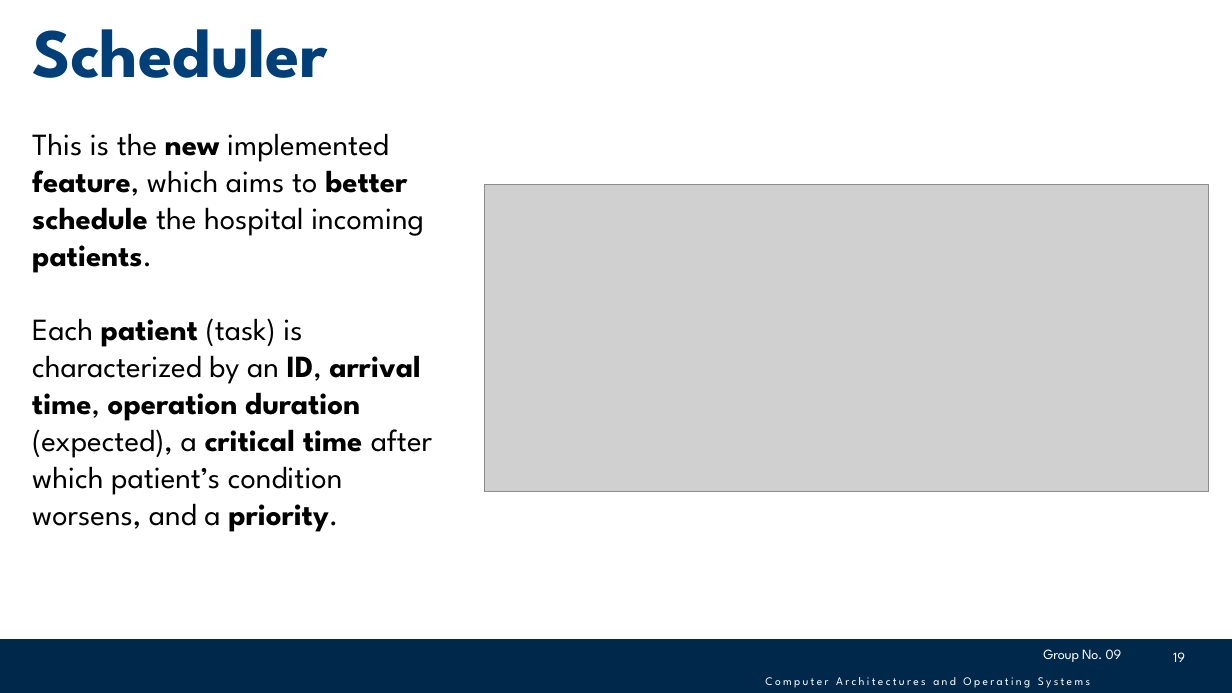
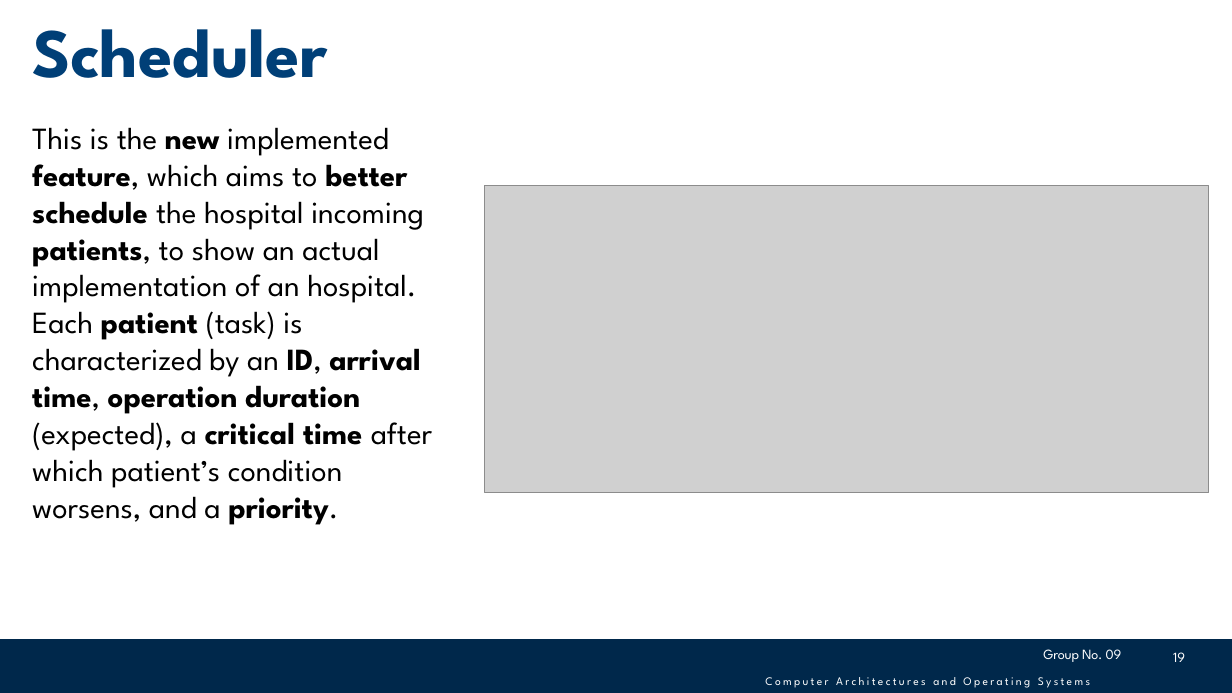
Before and after one commit to giovannidemaria/Polito-FreeRTOS-exploration, a slide deck: slide 19 of Documentation/HaclOSsim - Group09.pptx. Drawn at 1232x693 pixels with LibreOffice and Linux fonts; fonts in the diff are those of the drawing; grey boxes stand for pictures; background and template pictures are left out. Boxes give left, top, right and bottom in pixels: in the first picture for what was removed or moved away, otherwise in the second. Text is boxed around its words. In the diff, an @@ line names an element or a change of style, - is before the commit and + after.

```diff
--- a/Documentation/HaclOSsim - Group09.pptx
+++ b/Documentation/HaclOSsim - Group09.pptx
@@ text at box(32, 127, 424, 303): text changed @@
-This is the new implemented feature, which aims to better schedule the hospital incoming patients.
+This is the new implemented feature, which aims to better schedule the hospital incoming patients, to show an actual implementation of an hospital.
```
Also in this commit, not shown: 5 other slides changed, 1 other file.
